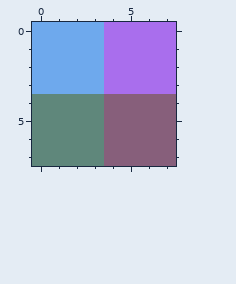
A pixel-art sprite gets an edit: SavePNG/test.png. That is the earlier state.
The file is 1024x1024 pixels, drawn in blocks of 128x128; one block is one cell here.
Once edited:
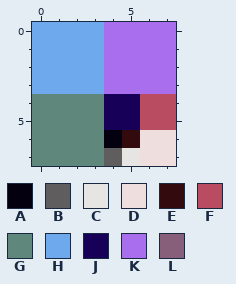
Palette (. is transparent): A #040010  B #5f5d5d  C #e7e4e4  D #eedede  E #330b0f  F #ba4c61  G #5f877b  H #6ea9ed  J #170058  K #a96eed  L #875f7b
What changed:
Colour L becomes colour A in row 6 at x 4.
Colour L becomes colour B in row 7 at x 4.
Colour L becomes colour C in row 7 at x 5.
Colour L becomes colour D in rows 6 to 7 at x 6 to 7.
Colour L becomes colour E in row 6 at x 5.
Colour L becomes colour F in rows 4 to 5 at x 6 to 7.
Colour L becomes colour J in rows 4 to 5 at x 4 to 5.
Where, in picture pixels (left, top, right, bottom), the same in both pictures:
changed: (104, 94, 176, 166)
